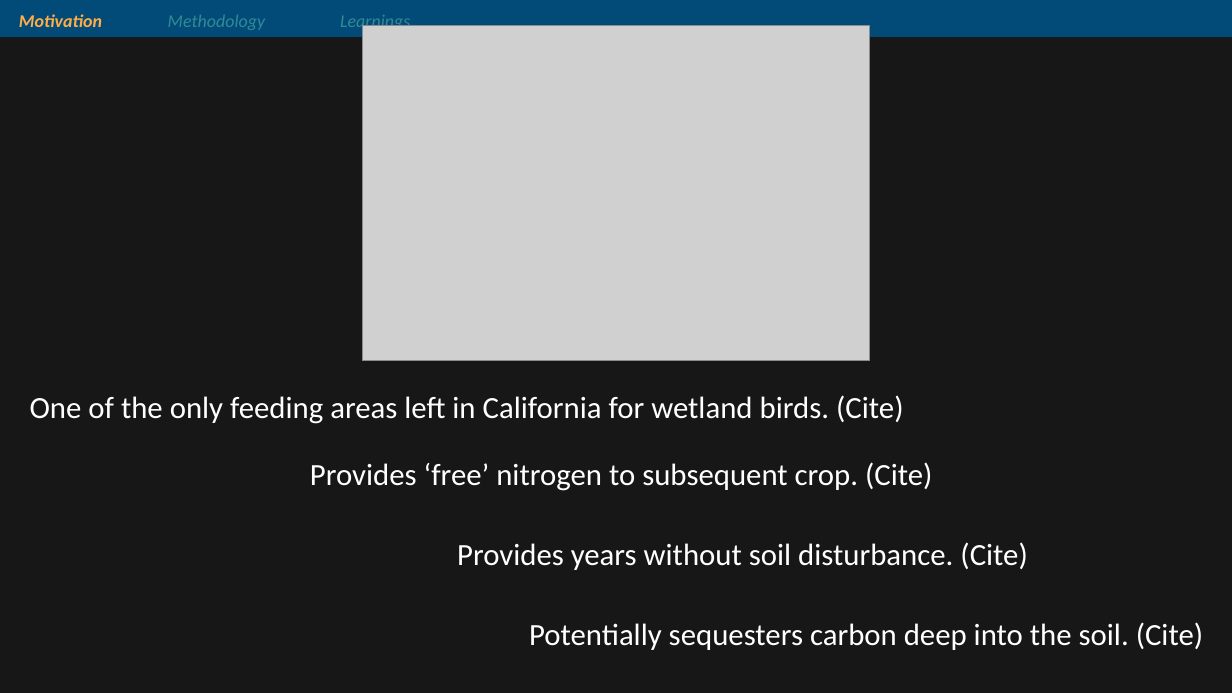
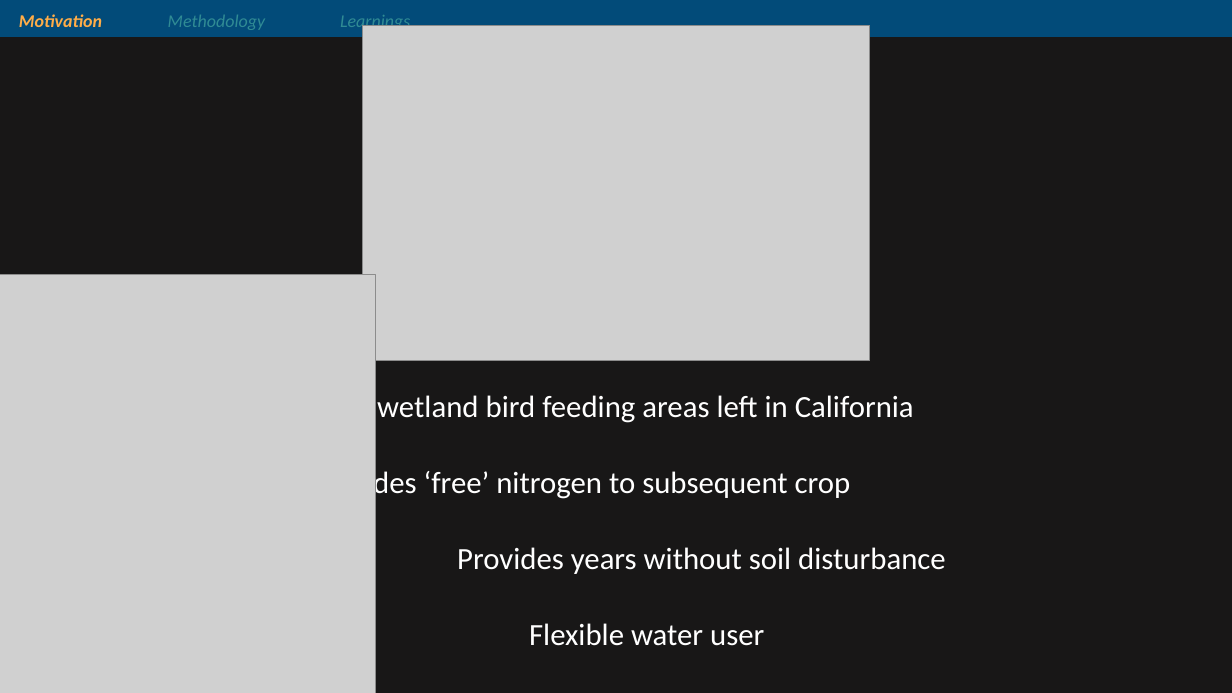
Before and after one commit to vanichols/alfalfa, a slide deck: slide 17 of pres/2023June-ISSTpres-v1.pptx (slide 11 before the commit). Drawn at 1232x693 pixels with LibreOffice and Linux fonts; fonts in the diff are those of the drawing; grey boxes stand for pictures. Boxes give left, top, right and bottom in pixels: in the first picture for what was removed or moved away, otherwise in the second. Text is boxed around its words. In the diff, an @@ line names an element or a change of style, - is before the commit and + after.

Commit message:
presentation work

```diff
--- a/pres/2023June-ISSTpres-v1.pptx
+++ b/pres/2023June-ISSTpres-v1.pptx
@@ picture added at [0, 274, 376, 693] @@
@@ text at [377, 395, 914, 423]: text changed @@
-One of the only feeding areas left in California for wetland birds. (Cite)
+One of the only wetland bird feeding areas left in California
@@ text at [310, 467, 851, 501]: text changed @@
-Provides ‘free’ nitrogen to subsequent crop. (Cite)
+Provides ‘free’ nitrogen to subsequent crop
@@ text at [457, 547, 945, 574]: text changed @@
-Provides years without soil disturbance. (Cite)
+Provides years without soil disturbance
@@ text at [529, 623, 764, 646]: text changed @@
-Potentially sequesters carbon deep into the soil. (Cite)
+Flexible water user
```
Also in this commit, not shown: 4 other slides changed, 10 slides added, 1 slide removed, 13 other files.
